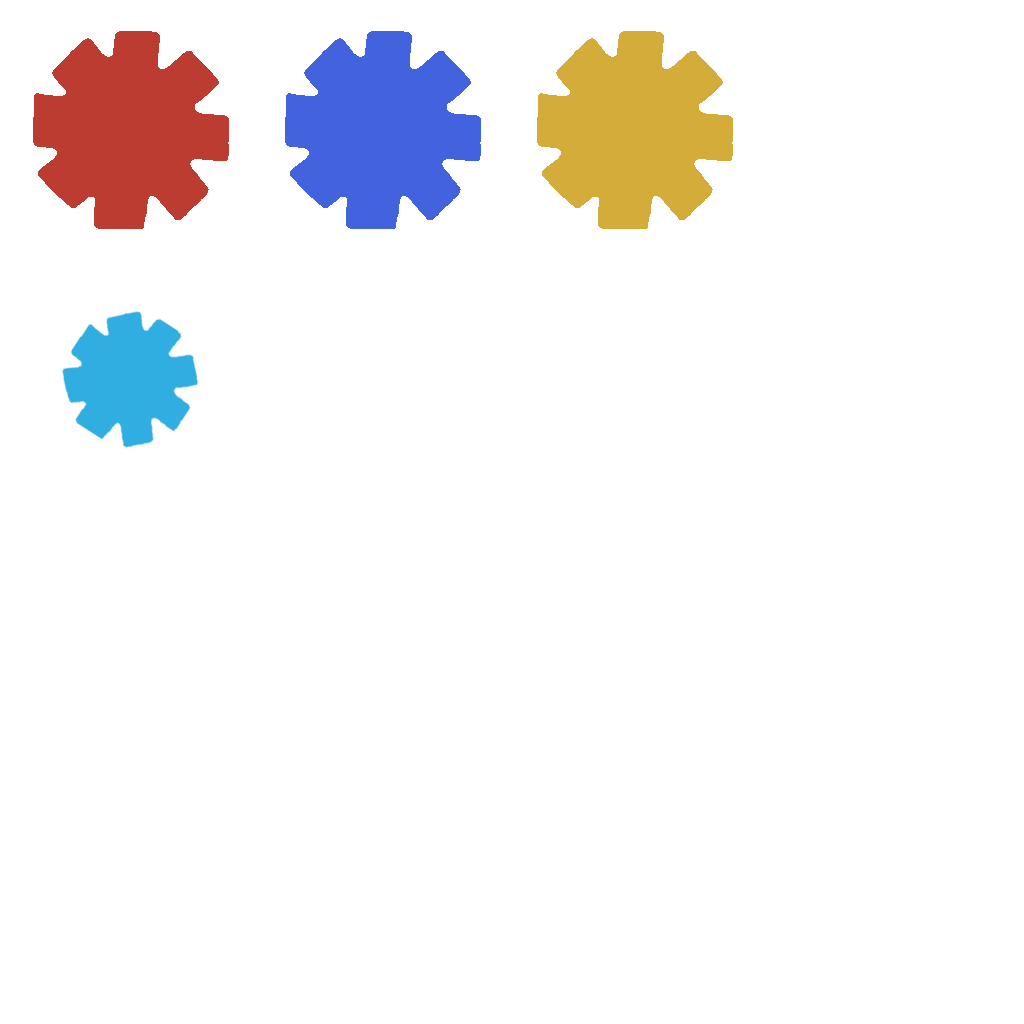
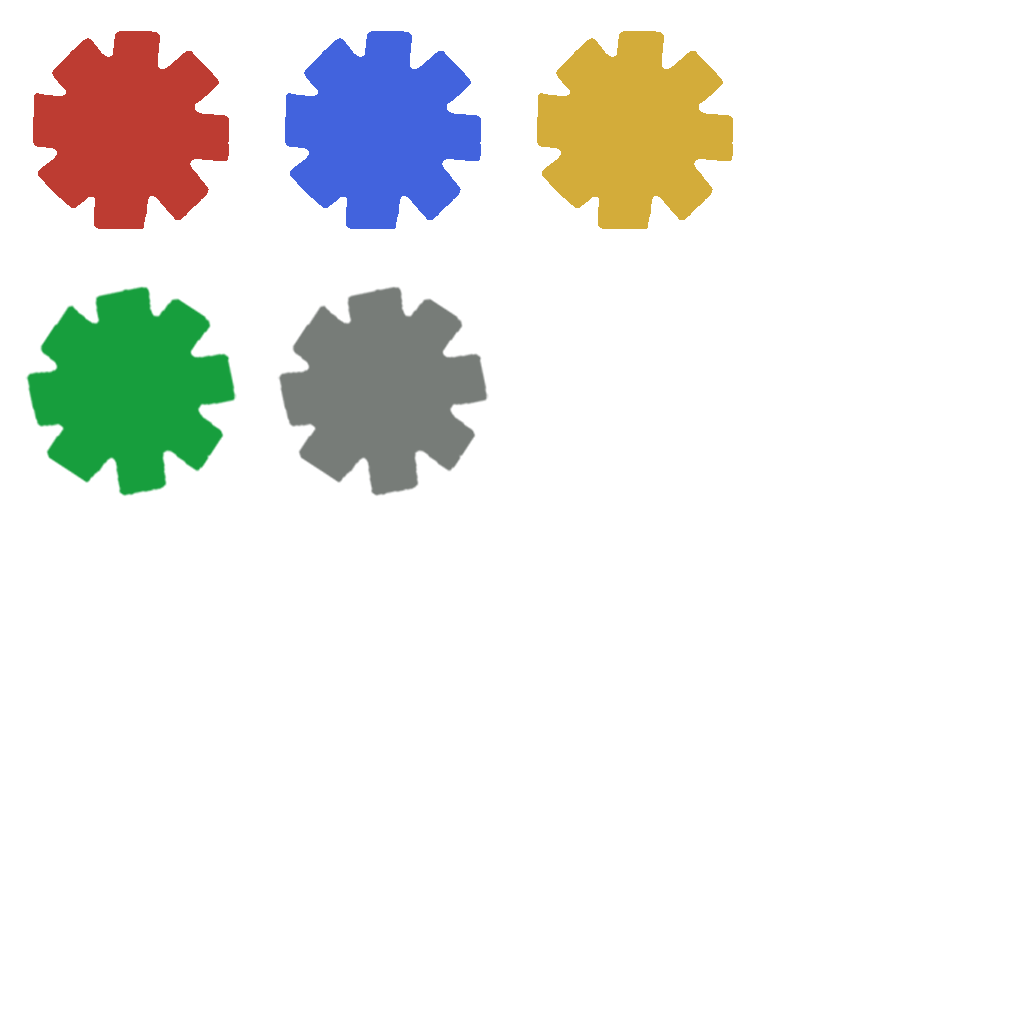
Layers edited between the first and the second 1024x1024 image:
added layer "Calque 1 copie 4" above "Calque 1 copie 3" over bbox(277, 286, 489, 497)
painted on "Calque 1 copie 3" over bbox(25, 286, 237, 497)
